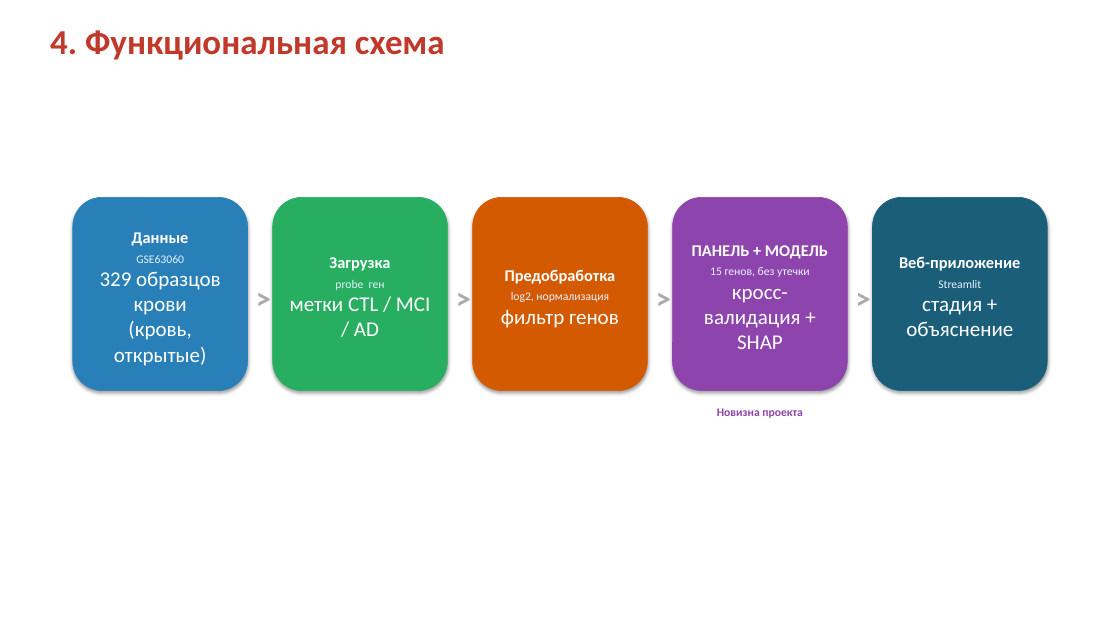
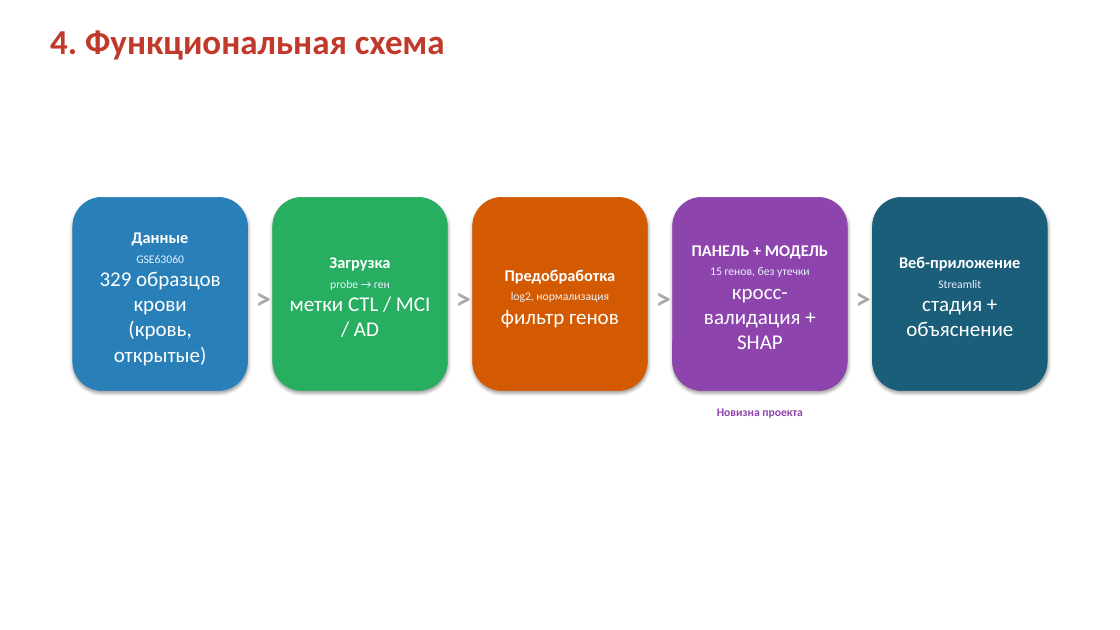
Before and after one commit to vverakorolevaa/alzheimer, a slide deck: slide 5 of docs/Презентация_AD_Blood_Stage.pptx. Drawn at 1120x630 pixels with LibreOffice and Linux fonts; fonts in the diff are those of the drawing. Boxes give left, top, right and bottom in pixels: in the first picture for what was removed or moved away, otherwise in the second. Text is boxed around its words. In the diff, an @@ line names an element or a change of style, - is before the commit and + after.

Commit message:
fix: пропущенная стрелка в презентации, лишний sys.exit; docs: убрать дубли и личные заметки
- build_presentation.py: "probe  ген" -> "probe → ген", пересобрана .pptx
- download_data.py: main() ничего не возвращал, sys.exit(main()) был бессмыслен
- docs: удалён устаревший текст_доклада.md (заменён ДОКЛАД_для_защиты.md),
  оставлен один формат доклада (.md), убраны дублирующие .docx/.pdf
- docs: ШПАРГАЛКА_для_защиты.md и ПОДГОТОВКА_к_защите.md — личная подготовка
  к защите, а не артефакт проекта; убраны из репозитория и добавлены в .gitignore

```diff
--- a/docs/Презентация_AD_Blood_Stage.pptx
+++ b/docs/Презентация_AD_Blood_Stage.pptx
@@ text in rounded rectangle at box(290, 280, 430, 336): text changed @@
-probe ген
-метки CTL / MCI / AD
+probe → ген
+метки CTL / MCI / AD
```
Also in this commit, not shown: 9 other files.
